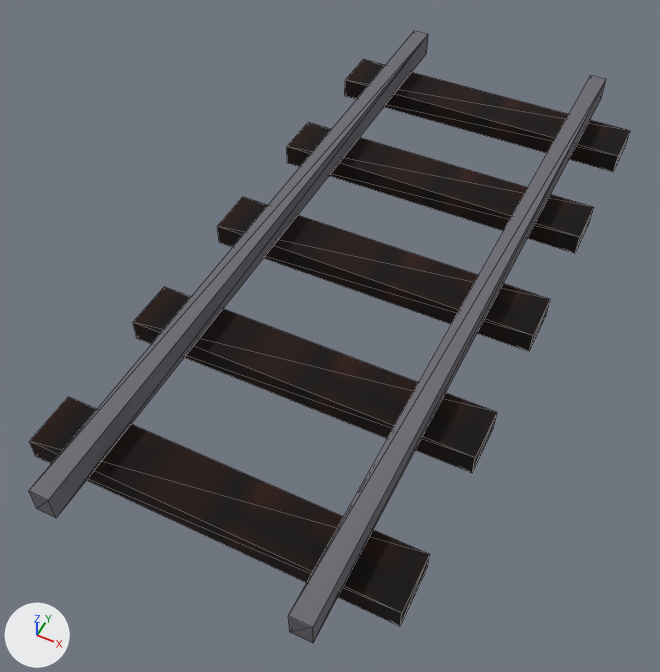
Two versions of the glTF model games/hearthmoor/areas/clockdeep2/public/art/kit/rail_straight.glb, one commit apart.
One viewpoint serves both versions: a 50 mm camera at (0.674, -1.628, 1.729) aimed at (-0.045, -0.189, -0.069). Arrows for +X, +Y and +Z are at lower left; the lights stay in place. The picture after the commit comes second. Mesh edges are drawn as thin lines. Vertices at exactly the same position are counted once.

The scene before the commit, as lines of its bpy script (objects in view):
```python
me_rail_straight = bpy.data.meshes.new('rail_straight')
me_rail_straight.from_pydata(...)  # a box spanning x -0.32..-0.28, y -1.0..1.0, z 0.06..0.13, material slot 0; a box spanning x 0.28..0.32, y -1.0..1.0, z 0.06..0.13, material slot 0; a box spanning x -0.45..0.45, y 0.73..0.87, z 0.0..0.06, material slot 1; a box spanning x -0.45..0.45, y 0.33..0.47, z 0.0..0.06, material slot 1; a box spanning x -0.45..0.45, y -0.07..0.07, z 0.0..0.06, material slot 1; a box spanning x -0.45..0.45, y -0.47..-0.33, z 0.0..0.06, material slot 1; a box spanning x -0.45..0.45, y -0.87..-0.73, z 0.0..0.06, material slot 1
me_rail_straight.materials.append(mat_paint)
me_rail_straight.materials.append(mat_timber)
ob_rail_straight = bpy.data.objects.new('rail_straight', me_rail_straight)
ob_rail_straight.location = (0.0, 0.0, 0.0)
```
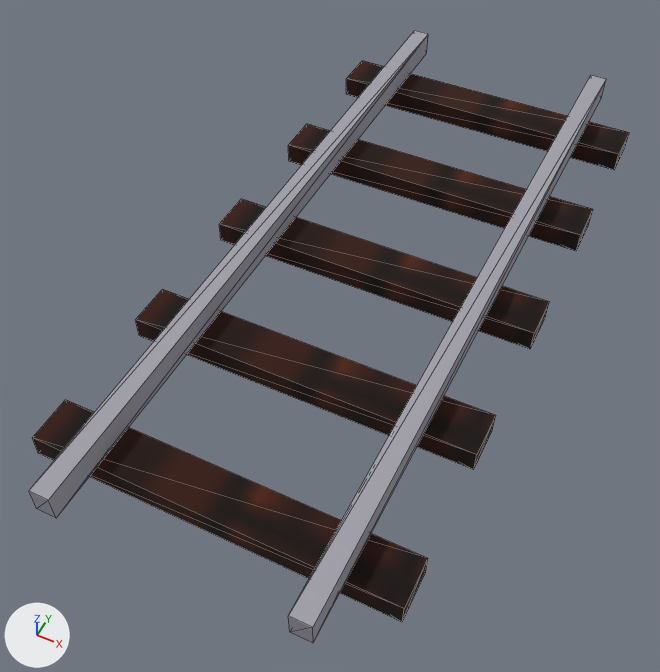
The change, as a list of edits to the scene's bpy script:
```text
Change me_rail_straight:
    where me_rail_straight.from_pydata(...)  # 56 vertices, 84 faces; spans x -0.45..0.45, y -1.0..1.0, z 0.0..0.13
    used by ob_rail_straight; location = (0.0, 0.0, 0.0)
    me_rail_straight part 1: 2 of the vertices in x 0.45, y -0.73, z 0.0..0.06 are moved by (0.0, -0.01, 0.0)
    me_rail_straight part 2: 8 of the vertices in x -0.45, y -0.87..0.33, z 0.0..0.06 are moved by (0.0, 0.01, 0.0)
    me_rail_straight part 3: 8 of the vertices in x 0.45, y -0.87..0.33, z 0.0..0.06 are moved by (0.0, 0.01, 0.0)
    me_rail_straight part 4: 2 of the vertices in x -0.45, y 0.73, z 0.0..0.06 are moved by (0.0, 0.01, 0.0)
    me_rail_straight part 5: 2 of the vertices in x 0.45, y 0.73, z 0.0..0.06 are moved by (0.0, 0.01, 0.0)
    me_rail_straight part 6: 60 faces centred in x -0.45..0.45, y -0.87..0.87, z 0.0..0.06 are repainted in the vertex colours; the middle colour goes from brown #4a2e20 to brown #754b2c
    me_rail_straight part 7: 24 faces centred in x -0.32..0.32, y -1.0..1.0, z 0.06..0.13 are repainted in the vertex colours; the middle colour goes from grey #6e6c74 to grey #a2a0aa
```

Boxes [x1, y1, x2, y2] around the edits, measured in the pictures (660 x 672 px; the box of a moved part takes in the faces that stretch with it):
'rail_straight', reshaped, recoloured (lighter): before [29, 31, 630, 643]; after [29, 31, 629, 643]
part 1 of me_rail_straight, moved or reshaped: before [30, 397, 430, 626]; after [32, 400, 428, 622]
part 2 of me_rail_straight, moved or reshaped: before [133, 122, 592, 411]; after [136, 124, 591, 415]
part 3 of me_rail_straight, moved or reshaped: before [29, 147, 594, 626]; after [32, 145, 593, 622]
part 4 of me_rail_straight, moved or reshaped: before [345, 59, 625, 130]; after [346, 61, 625, 132]
part 5 of me_rail_straight, moved or reshaped: before [345, 80, 630, 172]; after [346, 79, 629, 170]
part 6 of me_rail_straight, recoloured: [32, 61, 629, 622] in both
part 7 of me_rail_straight, recoloured: [29, 31, 606, 643] in both
